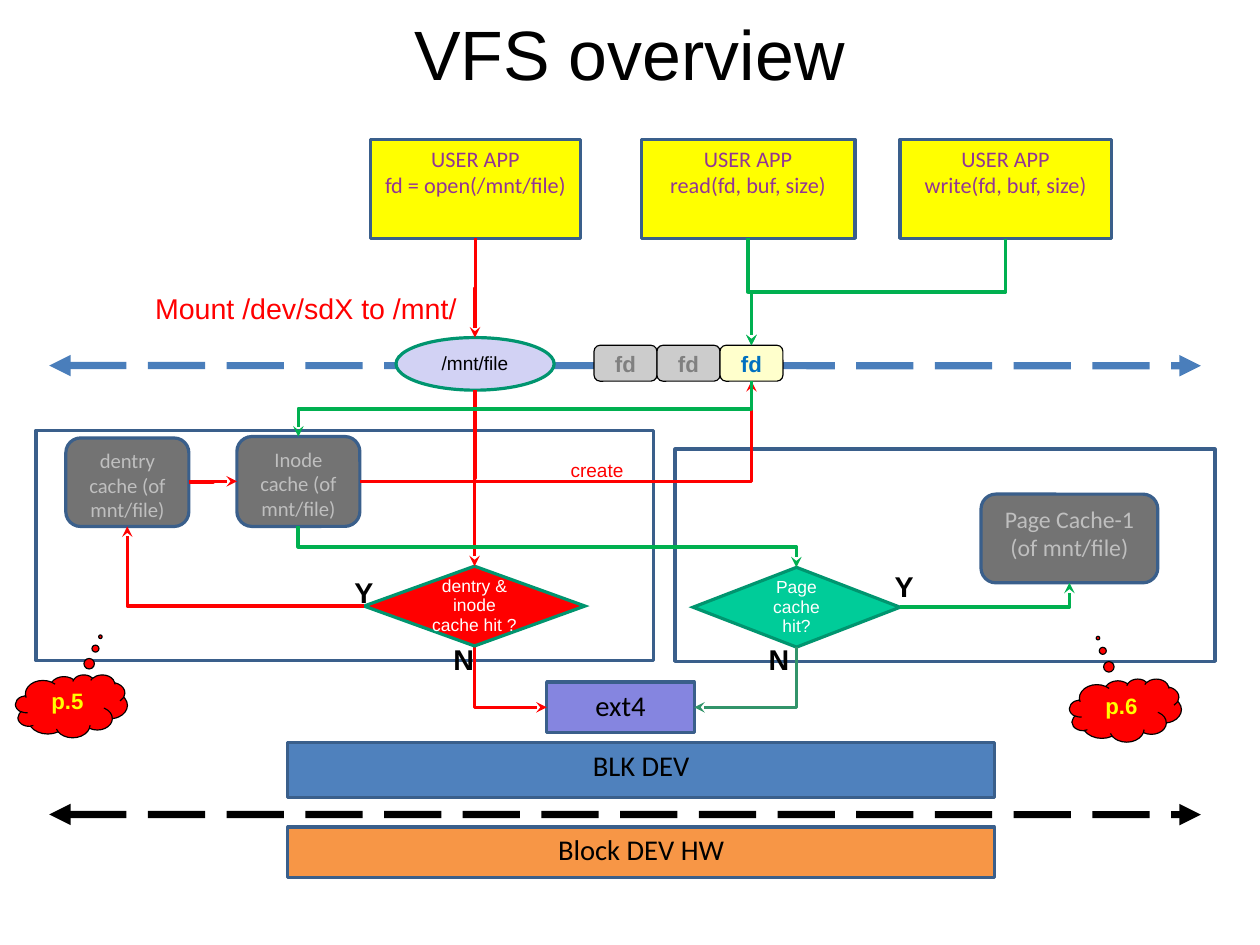
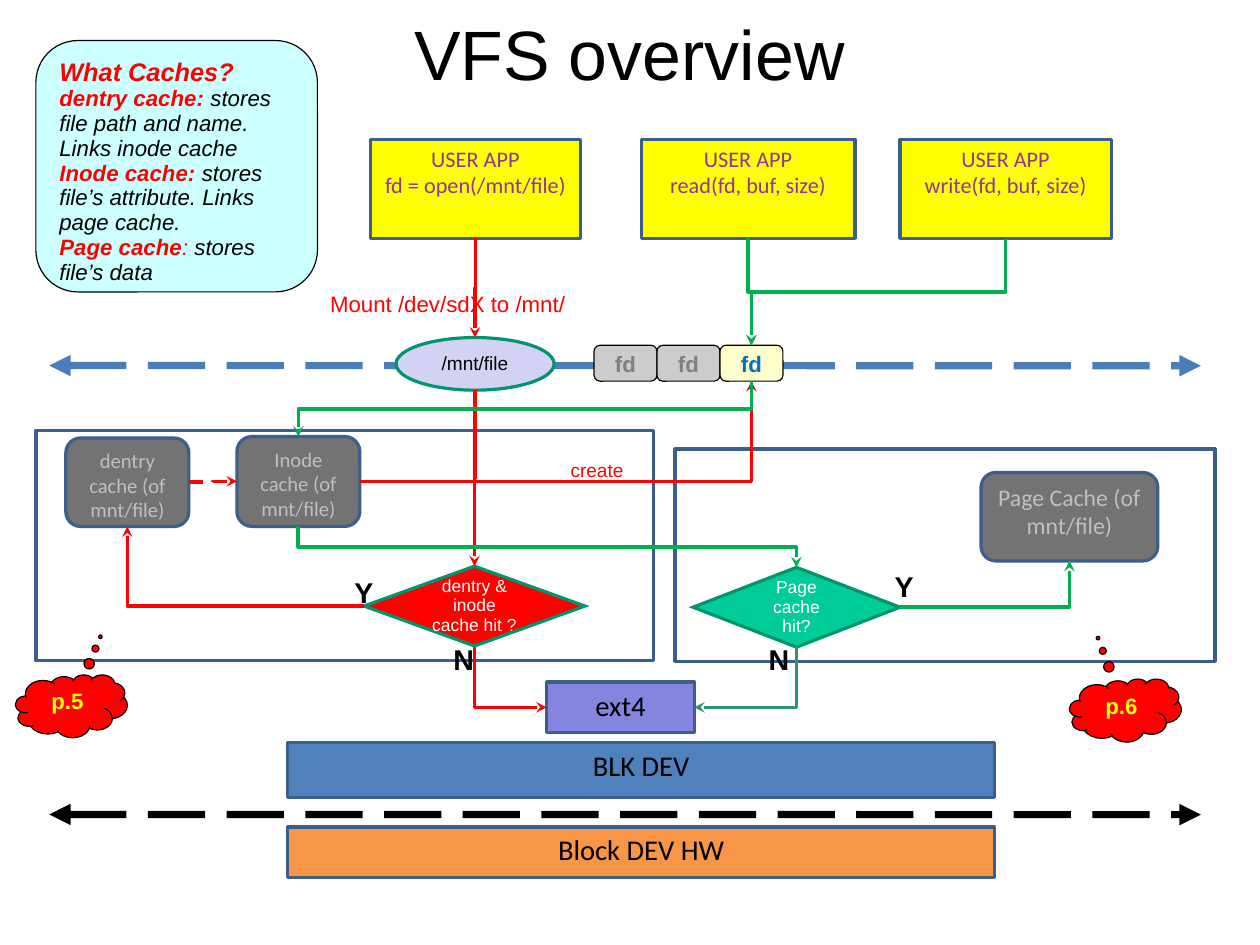
Before and after one commit to minmintemuer-sm/Documentation, a slide deck: slide 4 of Linux-File-System-In-Graph.ppt. Drawn at 1260x945 pixels with LibreOffice and Linux fonts; fonts in the diff are those of the drawing. Boxes give left, top, right and bottom in pixels: in the first picture for what was removed or moved away, otherwise in the second. Text is boxed around its words. In the diff, an @@ line names an element or a change of style, - is before the commit and + after.

```diff
--- a/Linux-File-System-In-Graph.ppt
+++ b/Linux-File-System-In-Graph.ppt
@@ rounded rectangle added at [35,40,317,292], fill #CCFFFF, outline #000000 0.74 pt, 14 pt, text #000000, italic @@
+What Caches?
+dentry cache: stores file path and name. Links inode cache
+Inode cache: stores file’s attribute. Links page cache.
+Page cache: stores file’s data
@@ text "Mount /dev/sdX to /mnt/": place and size @@
-text "Mount /dev/sdX to /mnt/" at [155,298,456,320]
+text "Mount /dev/sdX to /mnt/" at [330,294,565,317]
@@ text "Mount /dev/sdX to /mnt/" at [330,294,565,317]: size 18 to 14 pt @@
@@ rounded rectangle "Page Cache (of mnt/file)": place and size @@
-rounded rectangle "Page Cache (of mnt/file)" at [981,494,1158,583]
+rounded rectangle "Page Cache (of mnt/file)" at [981,472,1158,560]
@@ elbow arrow (189, 483) - (237, 481): stroke #FF0000 2.24 pt to #FF0000 2.24 pt dashed @@
@@ text in rounded rectangle at [998,489,1140,537]: text changed @@
-Page Cache-1 (of mnt/file)
+Page Cache (of mnt/file)
@@ elbow arrow moved from (900, 607) - (1070, 583) to (900, 607) - (1070, 561) @@
```
Also in this commit, not shown: 4 other slides changed.
